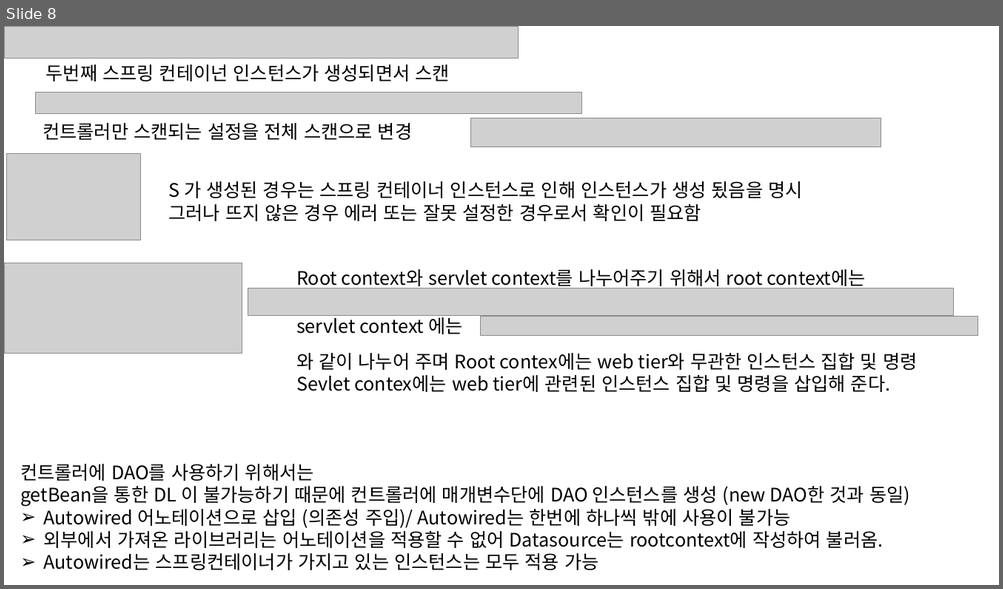
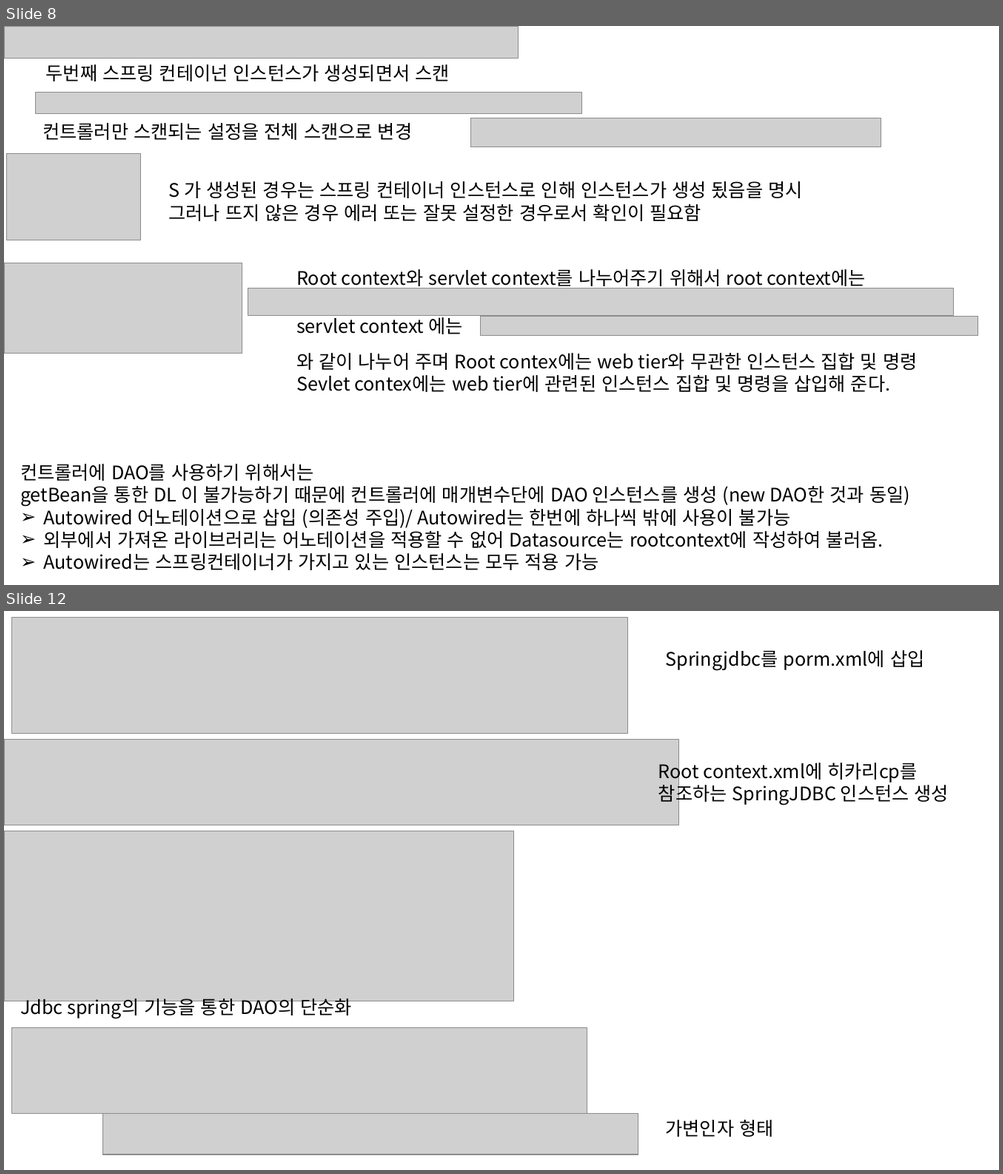
Before and after one commit to HSungJun/AfterSemi, a slide deck: STSWorkspace/Spring.pptx. Shown one above the other, each under a label of ours: slide 8 before the commit, slides 8 and 12 after it; the slides between them are not shown. The pictures are 1003x589 and 1003x1174 pixels, drawn with LibreOffice and Linux fonts; fonts in the diff are those of the drawing; grey boxes stand for pictures. Boxes give left, top, right and bottom in pixels: in the first picture for what was removed or moved away, otherwise in the second. Text is boxed around its words. In the diff, an @@ line names an element or a change of style, - is before the commit and + after.

```diff
--- a/STSWorkspace/Spring.pptx
+++ b/STSWorkspace/Spring.pptx
@@ slide 12 added at [4, 611, 999, 1170], background #FFFFFF @@
@@ picture added at [11, 618, 628, 734] @@
@@ text added at [666, 650, 924, 670], 18 pt, text #000000 @@
+Springjdbc를 porm.xml에 삽입
@@ picture added at [4, 739, 678, 825] @@
@@ text added at [658, 759, 948, 805], 18 pt, text #000000 @@
+Root context.xml에 히카리cp를
+참조하는 SpringJDBC 인스턴스 생성
@@ picture added at [4, 831, 514, 1001] @@
@@ text added at [20, 999, 352, 1019], 18 pt, text #000000 @@
+Jdbc spring의 기능을 통한 DAO의 단순화
@@ picture added at [11, 1028, 586, 1114] @@
@@ picture added at [102, 1114, 638, 1155] @@
@@ text added at [666, 1120, 773, 1137], 18 pt, text #000000 @@
+가변인자 형태
```
Also in this commit, not shown: 4 other slides added, 38 other files.
